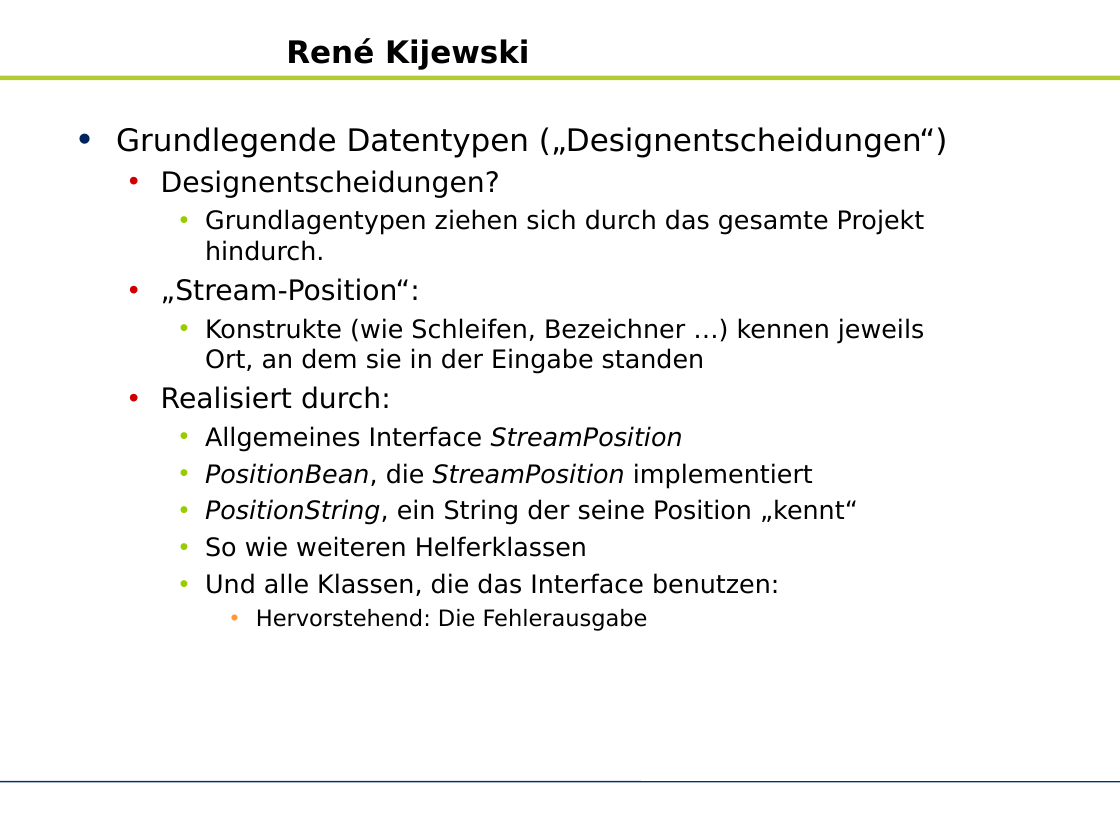
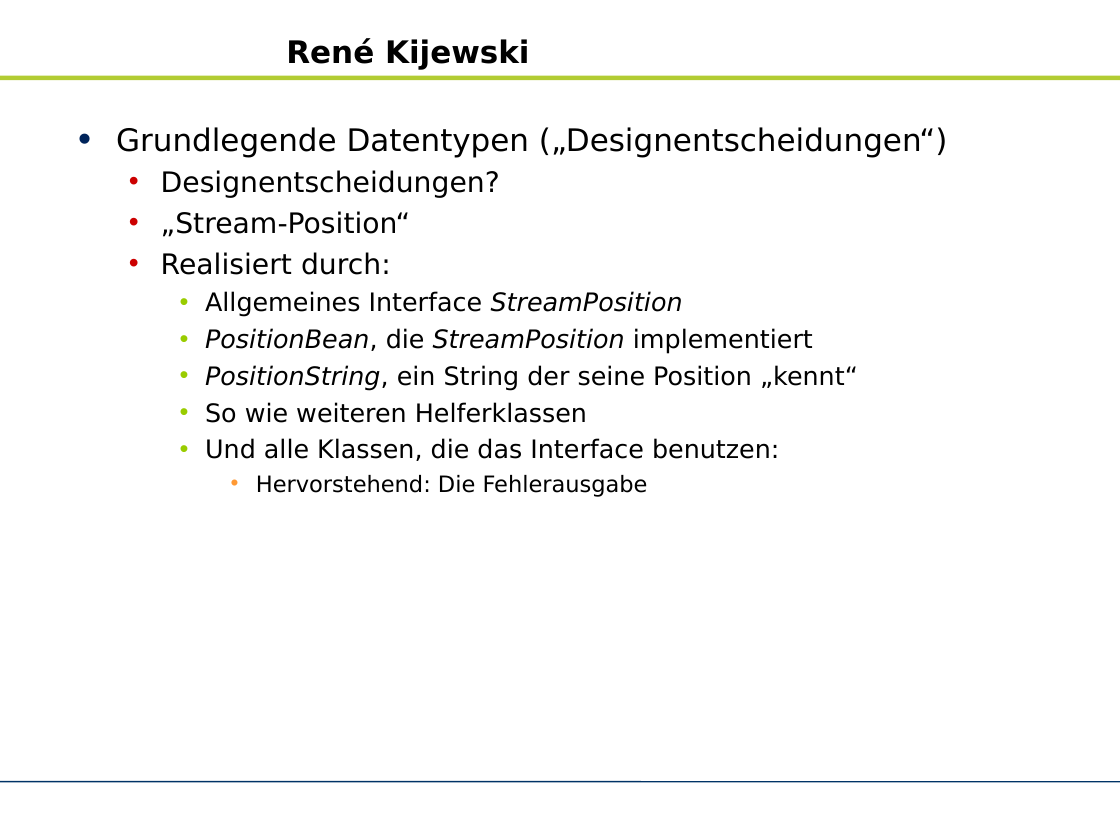
Before and after one commit to zhongxinhua/sose10-swp-uebersetzerbau, a slide deck: slide 11 of trunk/dokumentation/rk-kundenpraesentation.odp (slide 9 before the commit). Drawn at 1120x840 pixels with LibreOffice and Linux fonts; fonts in the diff are those of the drawing; background and template pictures are left out. Boxes give left, top, right and bottom in pixels: in the first picture for what was removed or moved away, otherwise in the second. Text is boxed around its words. In the diff, an @@ line names an element or a change of style, - is before the commit and + after.

```diff
--- a/trunk/dokumentation/rk-kundenpraesentation.odp
+++ b/trunk/dokumentation/rk-kundenpraesentation.odp
@@ text at box(161, 211, 411, 237): text changed; size 18 to 20 pt @@
-    • Grundlagentypen ziehen sich durch das gesamte Projekt hindurch.
-  • „Stream-Position“:
-    • Konstrukte (wie Schleifen, Bezeichner …) kennen jeweils Ort, an dem sie in der Eingabe standen
+  • „Stream-Position“
```
Also in this commit, not shown: 10 other slides changed, 5 slides added, 4 slides removed.
